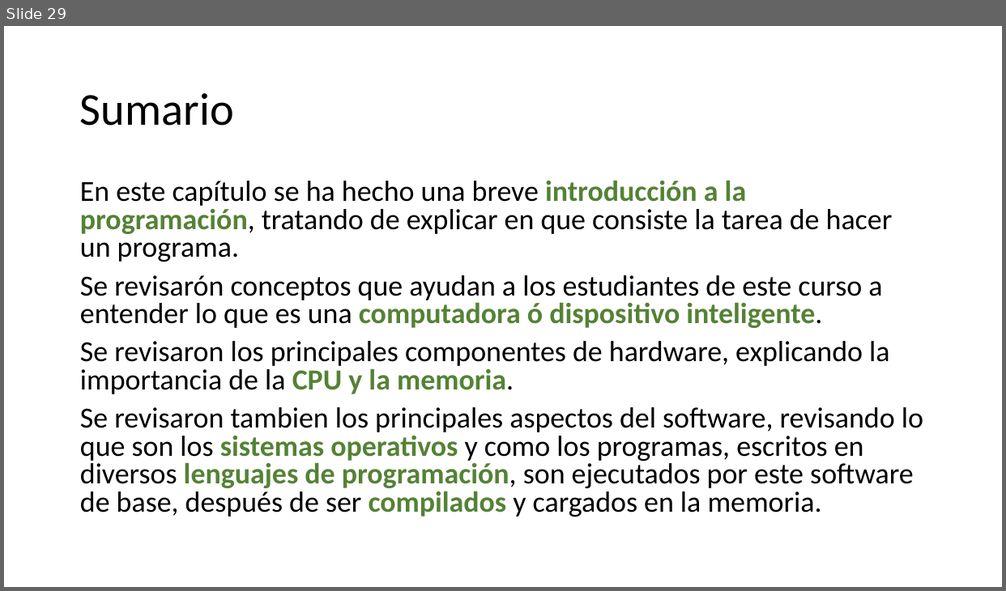
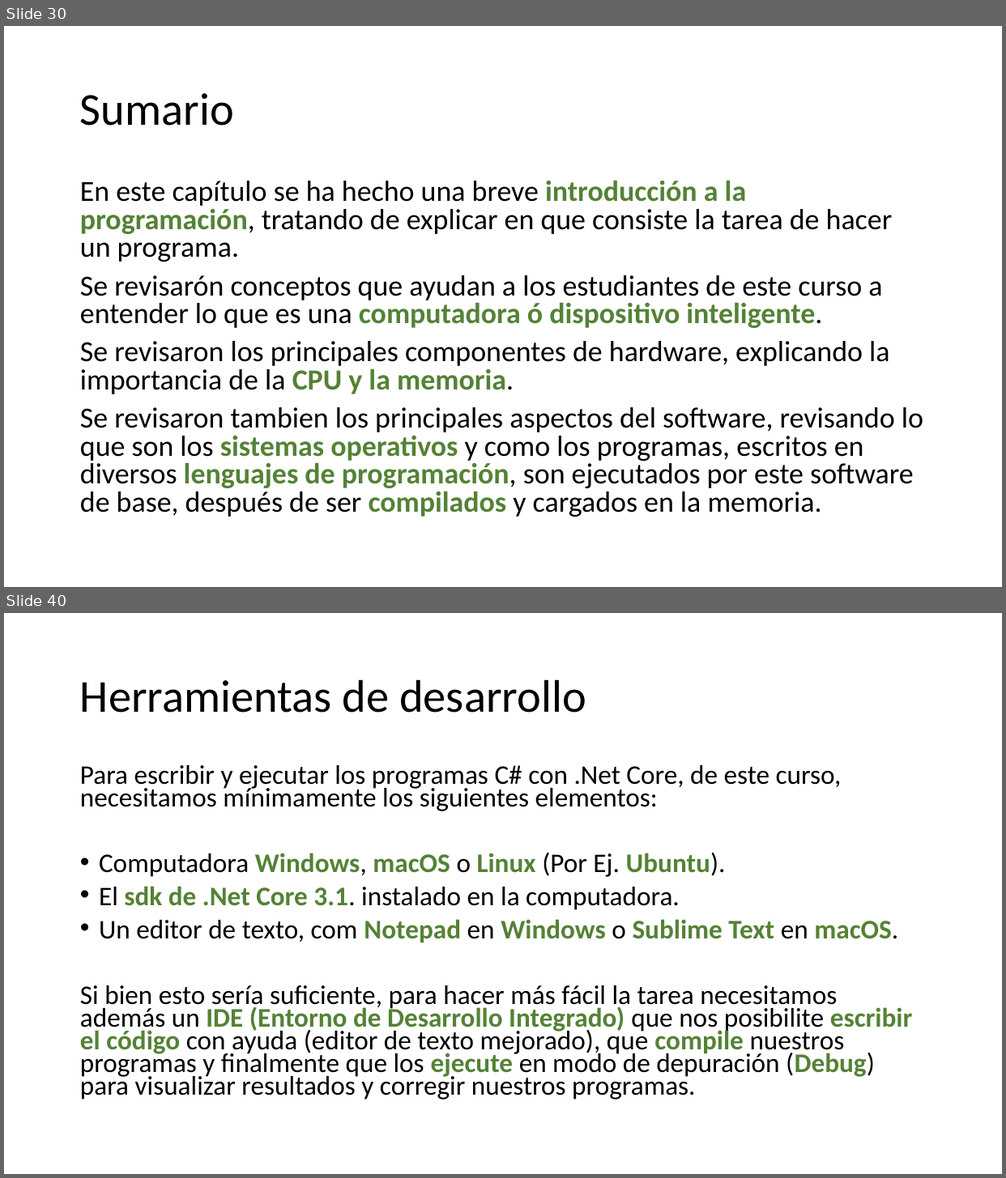
Before and after one commit to AlbertOsinaga/CursoCSharp__8, a slide deck: C# para principiantes.pptx. Shown one above the other, each under a label of ours: slide 29 before the commit, slides 30 and 40 after it; the slides between them are not shown. The pictures are 1006x591 and 1006x1178 pixels, drawn with LibreOffice and Linux fonts; fonts in the diff are those of the drawing. Boxes give left, top, right and bottom in pixels: in the first picture for what was removed or moved away, otherwise in the second. Text is boxed around its words. In the diff, an @@ line names an element or a change of style, - is before the commit and + after.

```diff
--- a/C# para principiantes.pptx
+++ b/C# para principiantes.pptx
@@ slide 40 added at [4, 613, 1002, 1174], background #FFFFFF @@
@@ title added at [80, 679, 586, 713], 44 pt, text #000000 @@
+Herramientas de desarrollo
@@ text added at [80, 765, 913, 1100], 25.9 pt, text #000000 @@
+Para escribir y ejecutar los programas C# con .Net Core, de este curso, necesitamos mínimamente los siguientes elementos:
+• Computadora Windows, macOS o Linux (Por Ej. Ubuntu).
+• El sdk de .Net Core 3.1. instalado en la computadora.
+• Un editor de texto, com Notepad en Windows o Sublime Text en macOS.
+Si bien esto sería suficiente, para hacer más fácil la tarea necesitamos además un IDE (Entorno de Desarrollo Integrado) que nos posibilite escribir el código con ayuda (editor de texto mejorado), que compile nuestros programas y finalmente que los ejecute en modo de depuración (Debug) para visualizar resultados y corregir nuestros programas.
@@ what was slide 29 is now slide 30 @@
```
Also in this commit, not shown: 1 slide changed, 17 other slides added, 11 other files.
